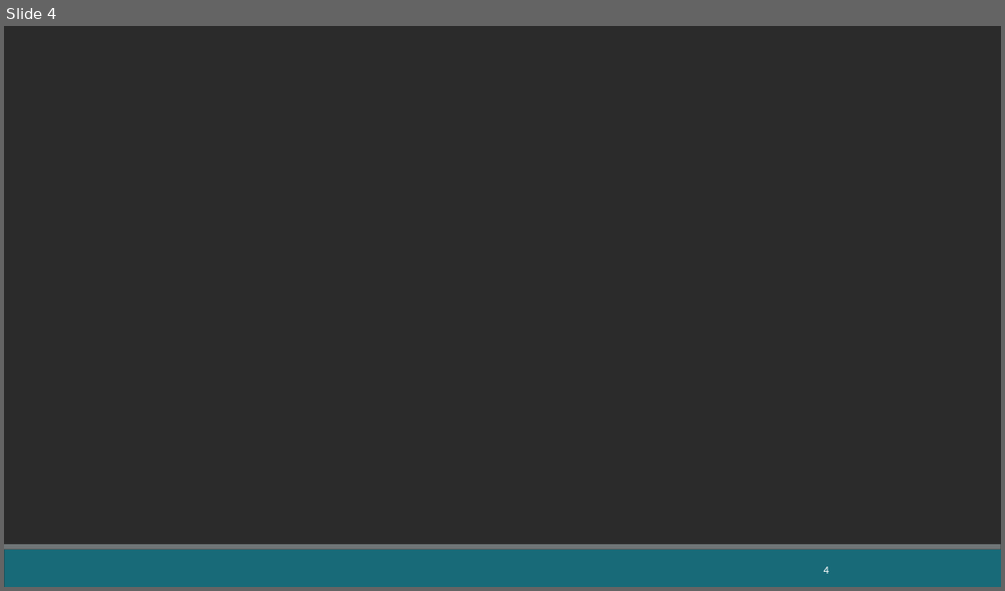
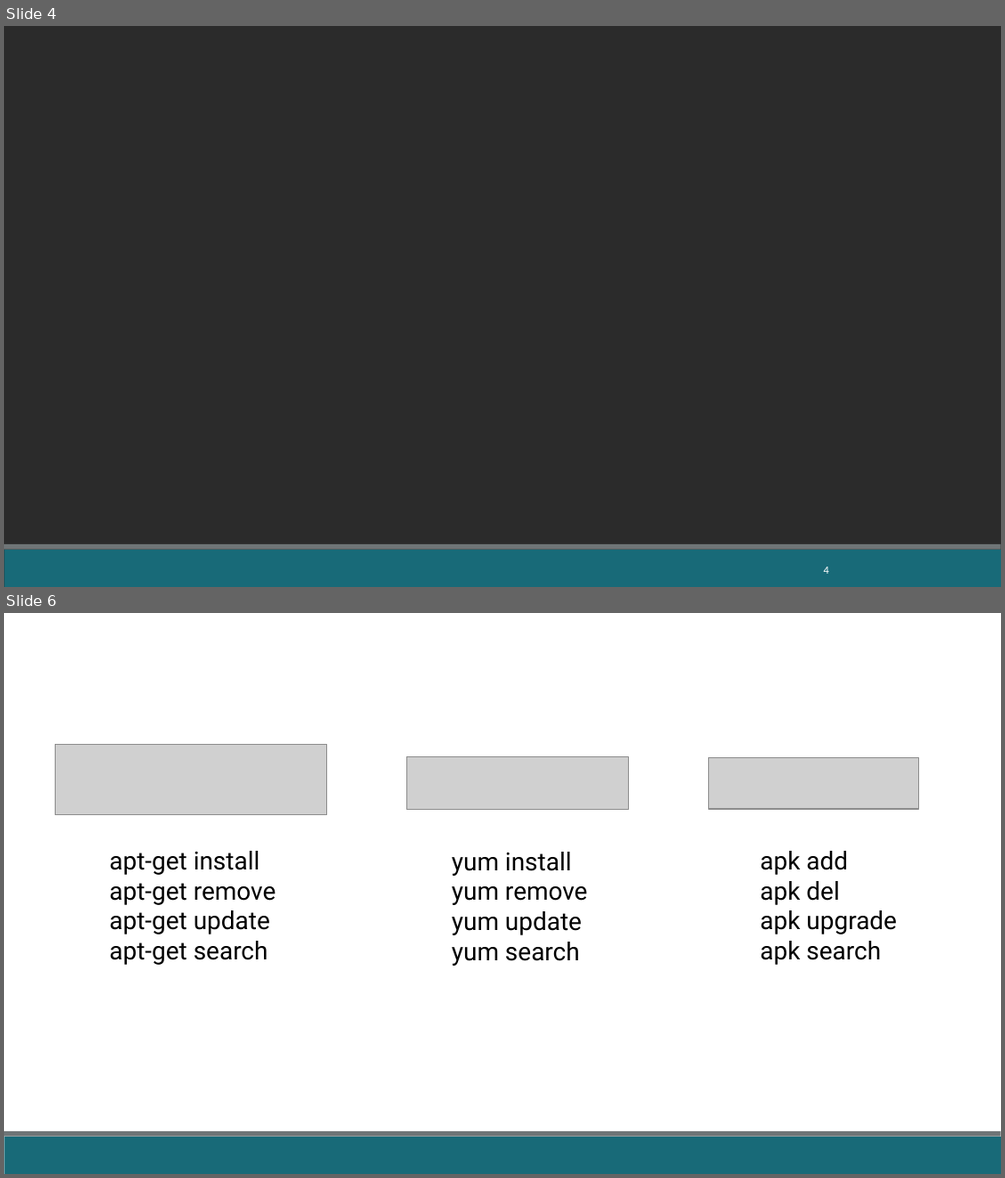
Before and after one commit to fabricioveronez/Apresentacao_Helm, a slide deck: docs/Helm.pptx. Shown one above the other, each under a label of ours: slide 4 before the commit, slides 4 and 6 after it; the slides between them are not shown. The pictures are 1005x591 and 1005x1178 pixels, drawn with LibreOffice and Linux fonts; fonts in the diff are those of the drawing; grey boxes stand for pictures; background and template pictures are left out; a plain dark background stands for a picture behind light text. Boxes give left, top, right and bottom in pixels: in the first picture for what was removed or moved away, otherwise in the second. Text is boxed around its words. In the diff, an @@ line names an element or a change of style, - is before the commit and + after.

```diff
--- a/docs/Helm.pptx
+++ b/docs/Helm.pptx
@@ slide 6 added at (x1=4, y1=613, x2=1001, y2=1174), background #FFFFFF; not listed: 2 template elements that a slide beside it also shows @@
@@ picture added at (x1=55, y1=745, x2=327, y2=814) @@
@@ picture added at (x1=406, y1=756, x2=629, y2=810) @@
@@ picture added at (x1=708, y1=757, x2=918, y2=809) @@
@@ text added at (x1=109, y1=851, x2=276, y2=965), 18 pt, text #000000 @@
+apt-get install
+apt-get remove
+apt-get update
+apt-get search
@@ text added at (x1=452, y1=852, x2=588, y2=965), 18 pt, text #000000 @@
+yum install
+yum remove
+yum update
+yum search
@@ text added at (x1=760, y1=851, x2=897, y2=965), 18 pt, text #000000 @@
+apk add
+apk del
+apk upgrade
+apk search
```
Also in this commit, not shown: 1 slide changed, 6 other slides added, 1 slide removed, 20 other files.
